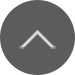
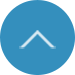
The second w=75, h=75 image is a revision of the first. Changes to its layers:
painted on "Ellipse 1" over (0, 0, 75, 75)
